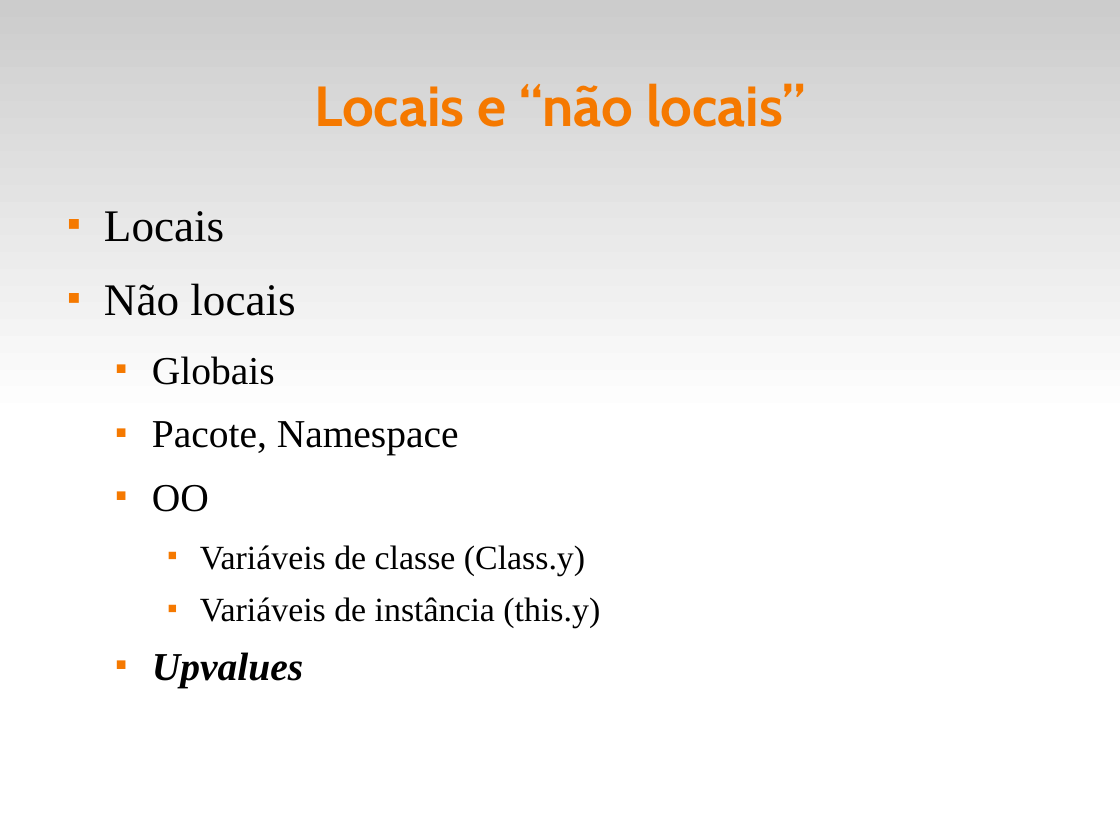
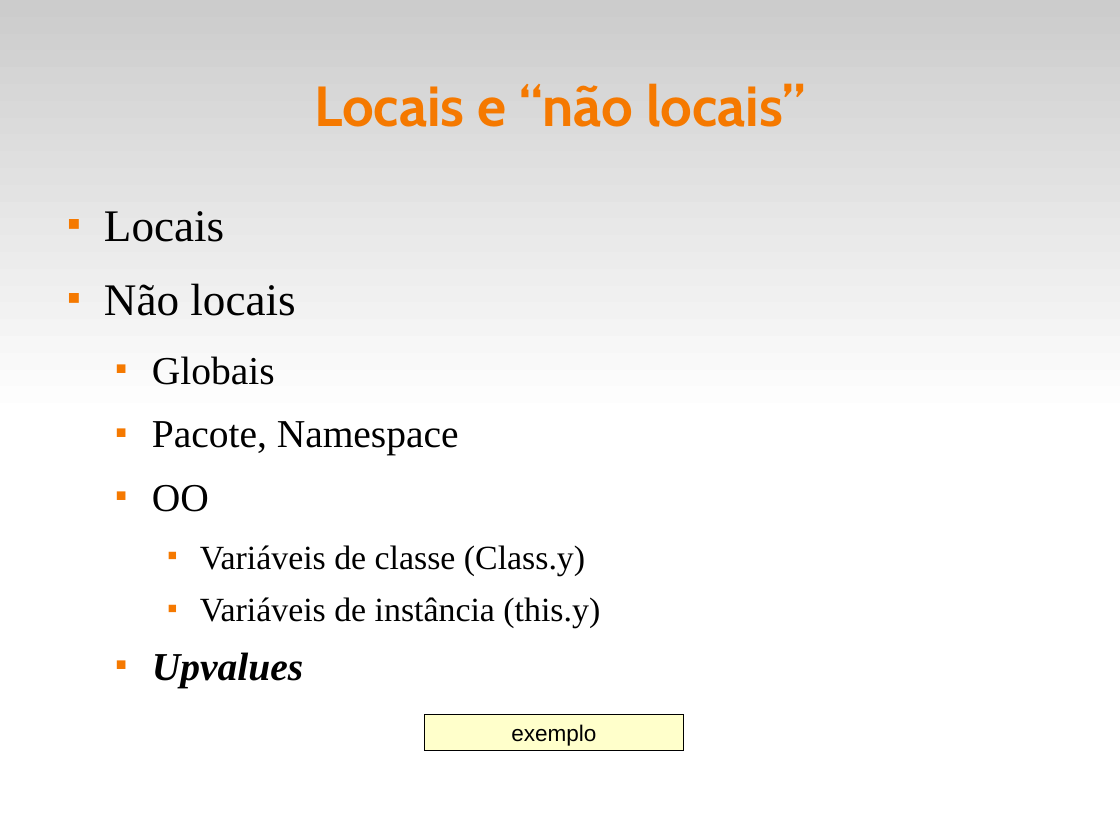
Before and after one commit to fsantanna-uerj/EDL, a slide deck: slide 16 of slides/edl-04-scope.odp. Drawn at 1120x840 pixels with LibreOffice and Linux fonts; fonts in the diff are those of the drawing. Boxes give left, top, right and bottom in pixels: in the first picture for what was removed or moved away, otherwise in the second. Text is boxed around its words. In the diff, an @@ line names an element or a change of style, - is before the commit and + after.

```diff
--- a/slides/edl-04-scope.odp
+++ b/slides/edl-04-scope.odp
@@ rectangle added at [425,715,684,752], fill #FFFF99 at 50% opacity, outline #000000 0 pt, 16 pt, text #000000 @@
+exemplo
```
Also in this commit, not shown: 3 other slides changed, 8 other files.
